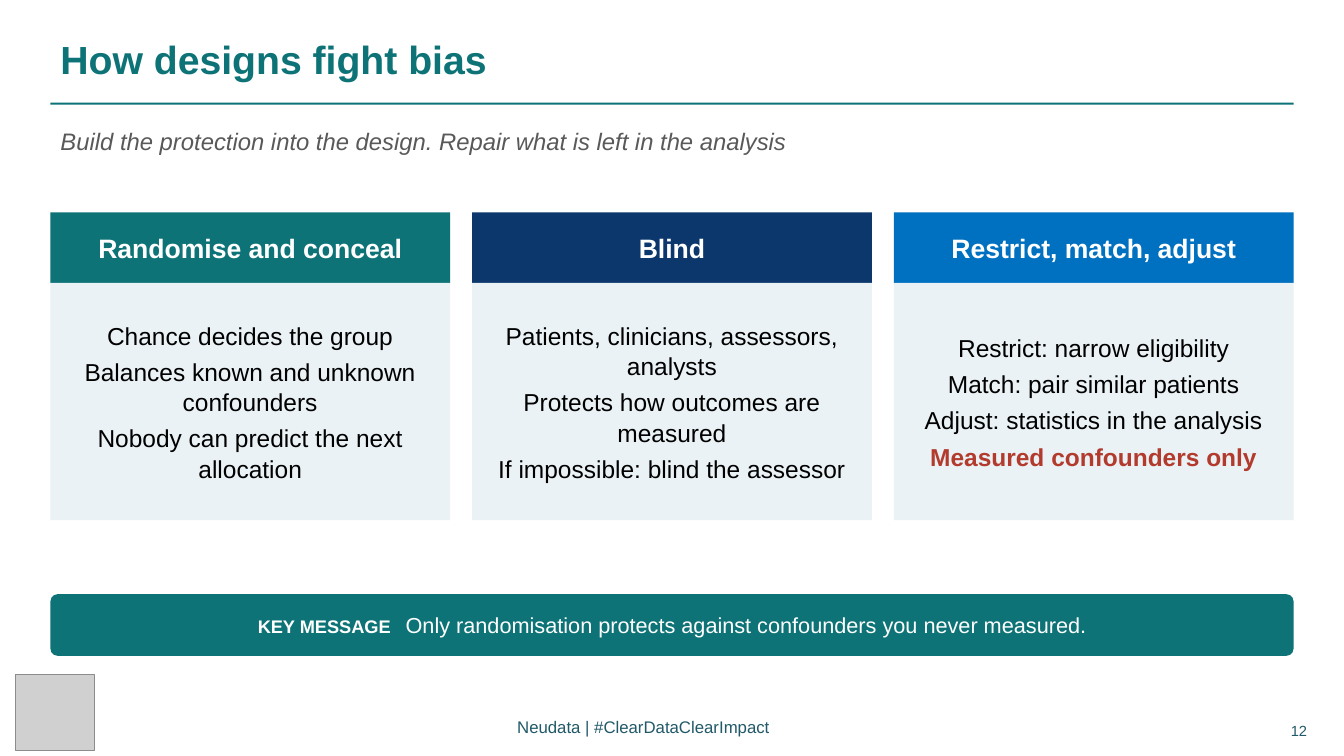
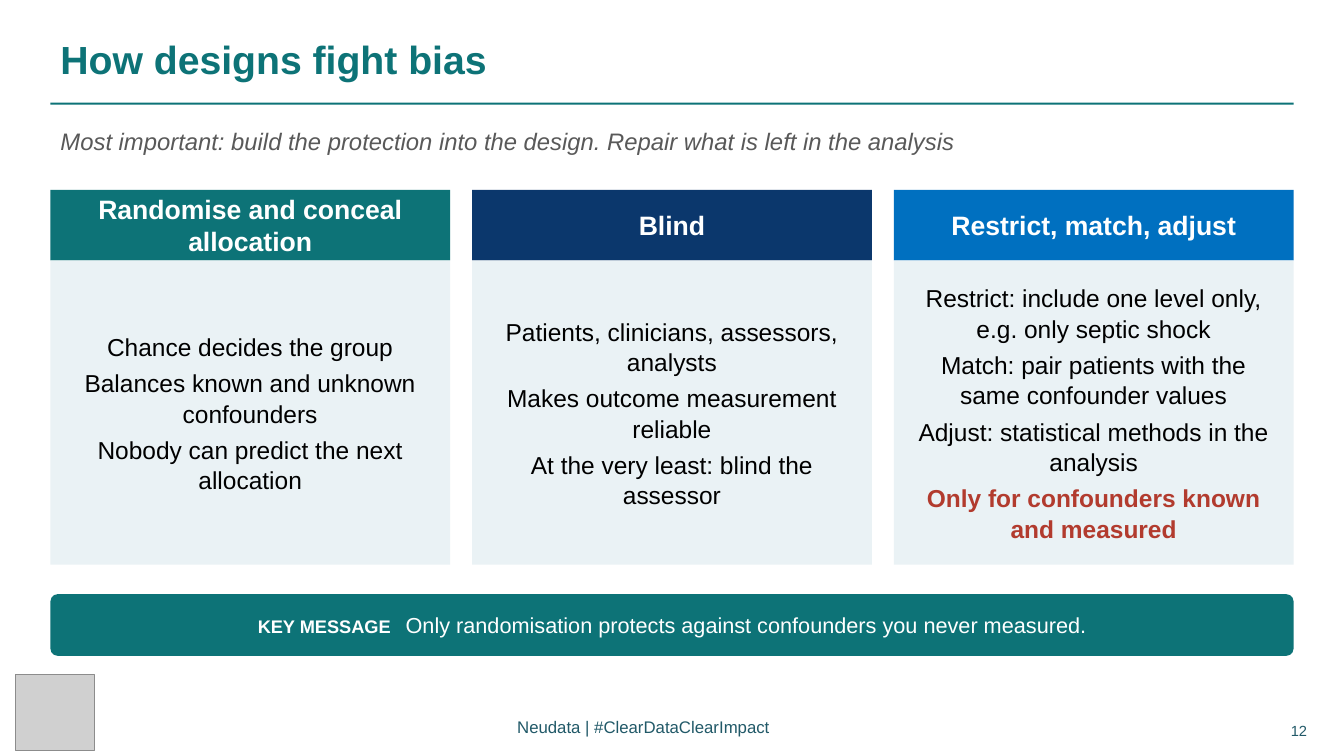
Before and after one commit to neu-data/FoundationsofClinicalResearch, a slide deck: slide 12 of en/files/slides/Session_4_EN.pptx. Drawn at 1344x756 pixels with LibreOffice and Linux fonts; fonts in the diff are those of the drawing; grey boxes stand for pictures. Boxes give left, top, right and bottom in pixels: in the first picture for what was removed or moved away, otherwise in the second. Text is boxed around its words. In the diff, an @@ line names an element or a change of style, - is before the commit and + after.

```diff
--- a/en/files/slides/Session_4_EN.pptx
+++ b/en/files/slides/Session_4_EN.pptx
@@ text at (x1=60, y1=132, x2=954, y2=155): text changed @@
-Build the protection into the design. Repair what is left in the analysis
+Most important: build the protection into the design. Repair what is left in the analysis
@@ 3 rectangles moved together from (x1=50, y1=213, x2=1295, y2=283) to (x1=50, y1=191, x2=1295, y2=261) @@
@@ text in rectangle at (x1=98, y1=199, x2=402, y2=252): text changed @@
-Randomise and conceal
+Randomise and conceal allocation
@@ rectangle "Chance decides the group" resized from (x1=50, y1=283, x2=451, y2=520) to (x1=50, y1=261, x2=451, y2=566) @@
@@ rectangle "Patients, clinicians, assessors, analysts" resized from (x1=472, y1=283, x2=872, y2=520) to (x1=472, y1=261, x2=872, y2=566) @@
@@ rectangle "Restrict: include one level only, ..." resized from (x1=894, y1=283, x2=1295, y2=520) to (x1=894, y1=261, x2=1295, y2=566) @@
@@ text in rectangle at (x1=919, y1=289, x2=1268, y2=539): text changed @@
-Restrict: narrow eligibility
-Match: pair similar patients
-Adjust: statistics in the analysis
-Measured confounders only
+Restrict: include one level only, e.g. only septic shock
+Match: pair patients with the same confounder values
+Adjust: statistical methods in the analysis
+Only for confounders known and measured
@@ text in rectangle at (x1=507, y1=389, x2=837, y2=505): text changed @@
-Protects how outcomes are measured
-If impossible: blind the assessor
+Makes outcome measurement reliable
+At the very least: blind the assessor
```
Also in this commit, not shown: 17 other slides changed, 2 slides added, 44 other files.
